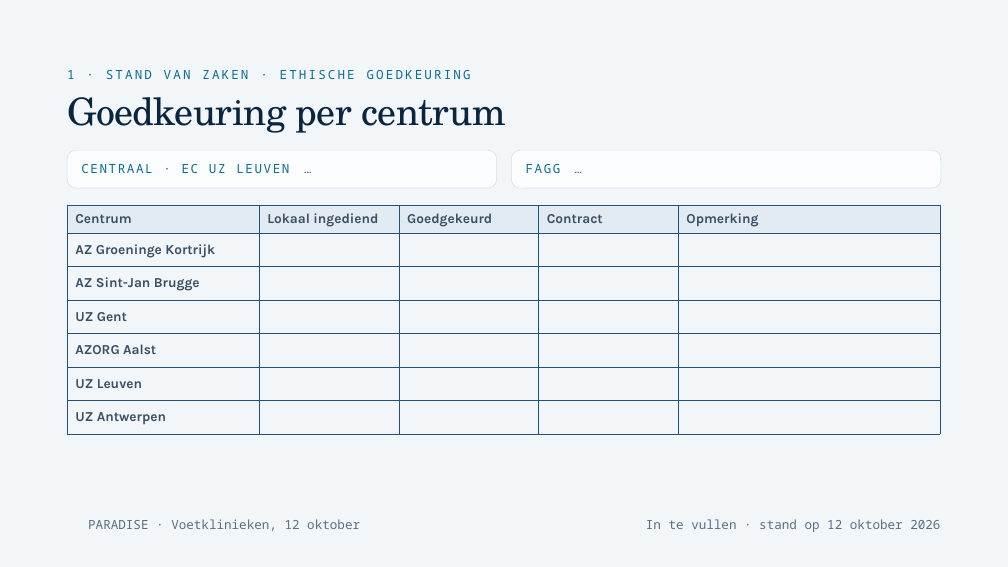
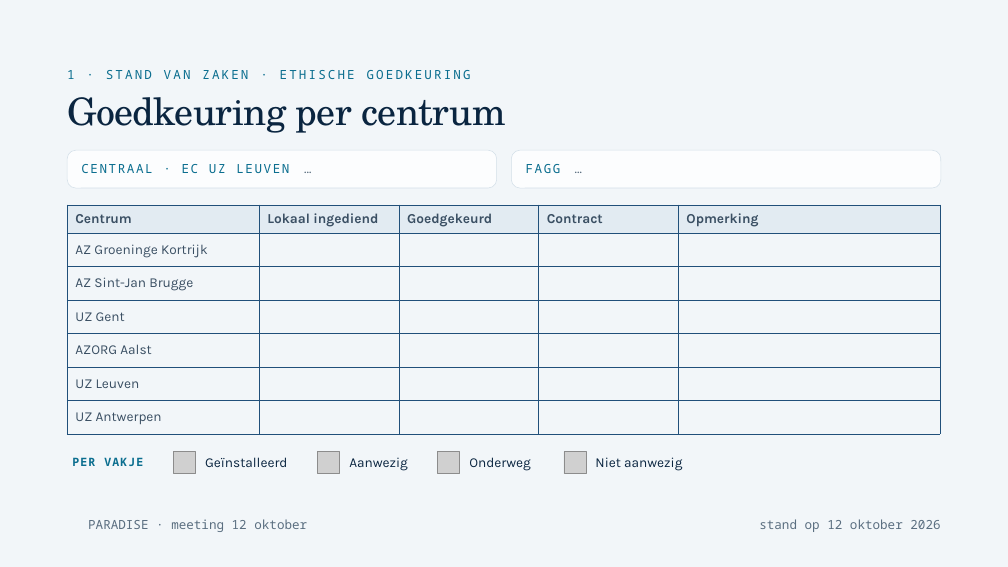
Before and after one commit to Dellfs/paradise-project, a slide deck: slide 5 of PARADISE_presentatie/webdecks/PARADISE_voetklinieken_12okt.pptx. Drawn at 1008x567 pixels with LibreOffice and Linux fonts; fonts in the diff are those of the drawing; grey boxes stand for pictures; background and template pictures are left out. Boxes give left, top, right and bottom in pixels: in the first picture for what was removed or moved away, otherwise in the second. Text is boxed around its words. In the diff, an @@ line names an element or a change of style, - is before the commit and + after.

```diff
--- a/PARADISE_presentatie/webdecks/PARADISE_voetklinieken_12okt.pptx
+++ b/PARADISE_presentatie/webdecks/PARADISE_voetklinieken_12okt.pptx
@@ table at <box>67,205,941,435</box> @@
@@ bold off in "AZ Groeninge Kortrijk", "AZ Sint-Jan Brugge", "UZ Gent", "AZORG Aalst" and 2 more places @@
@@ text added at <box>72,457,143,466</box>, 11 pt, text #0B6E8F, bold @@
+PER VAKJE
@@ picture added at <box>174,451,196,473</box> @@
@@ text added at <box>205,457,287,467</box>, 13 pt, text #0A2540 @@
+Geïnstalleerd
@@ picture added at <box>318,451,340,473</box> @@
@@ text added at <box>349,457,408,471</box>, 13 pt, text #0A2540 @@
+Aanwezig
@@ picture added at <box>438,451,460,473</box> @@
@@ text added at <box>469,457,531,471</box>, 13 pt, text #0A2540 @@
+Onderweg
@@ picture added at <box>564,451,586,473</box> @@
@@ text added at <box>595,457,682,471</box>, 13 pt, text #0A2540 @@
+Niet aanwezig
@@ text at <box>88,519,307,532</box>: text changed @@
-PARADISE · Voetklinieken, 12 oktober
+PARADISE · meeting 12 oktober
@@ text at <box>759,519,940,532</box>: text changed @@
-In te vullen · stand op 12 oktober 2026
+stand op 12 oktober 2026
```
Also in this commit, not shown: 26 other slides changed.
